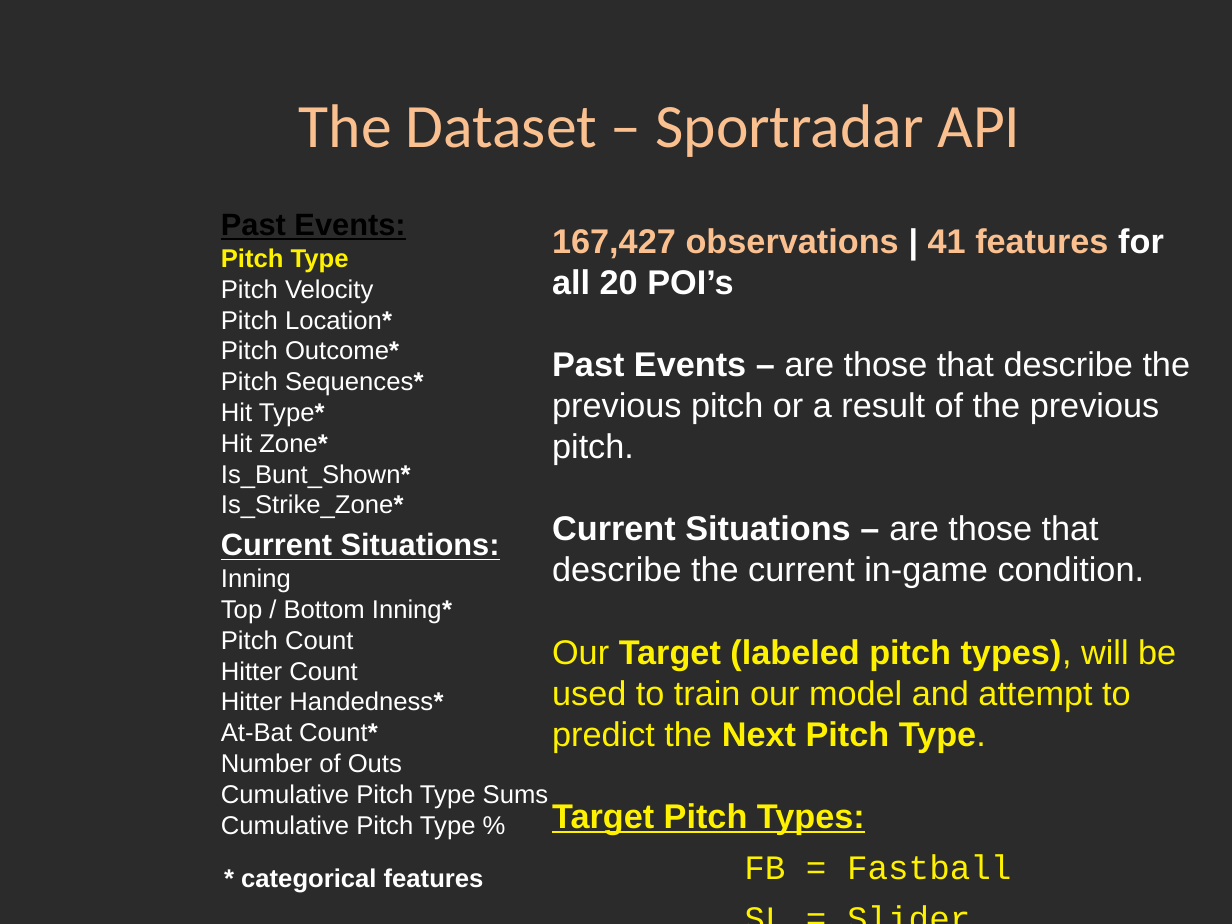
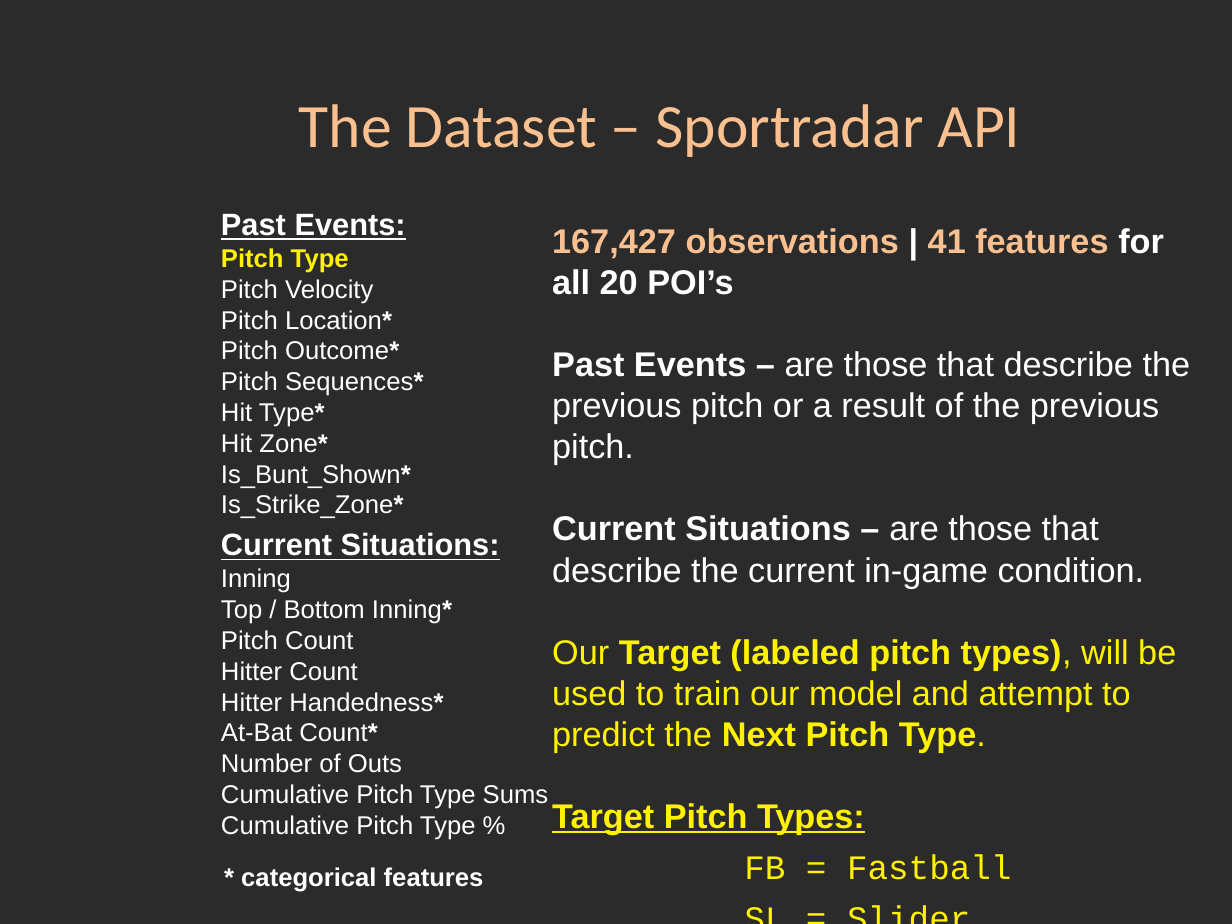
Before and after one commit to markrojas/Springboard_DSCT, a slide deck: slide 11 of capstone_projects/capstone_I/06_Capstone_I_Pitch_Prediction_Slidedeck.pptx. Drawn at 1232x924 pixels with LibreOffice and Linux fonts; fonts in the diff are those of the drawing; background and template pictures are left out; a plain dark background stands for a picture behind light text. Boxes give left, top, right and bottom in pixels: in the first picture for what was removed or moved away, otherwise in the second. Text is boxed around its words. In the diff, an @@ line names an element or a change of style, - is before the commit and + after.

```diff
--- a/capstone_projects/capstone_I/06_Capstone_I_Pitch_Prediction_Slidedeck.pptx
+++ b/capstone_projects/capstone_I/06_Capstone_I_Pitch_Prediction_Slidedeck.pptx
@@ text at bbox=[221, 214, 406, 240]: text colour #000000 to #FFFFFF in "Past Events:" @@
```
Also in this commit, not shown: 1 other slide changed.
